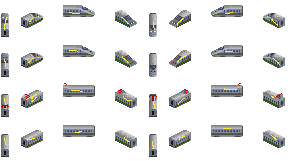
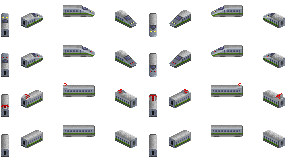
Before/after of a 296 × 161 layered artwork. What changed in the layer stack:
hid "Sprites T3 E3 R" over [4, 12, 280, 149]
added layer "Sprites T3 E3-1000 take 3" in group "T3" over [4, 12, 280, 149]
added layer "Sprites T3 E3-1000 take 2" in group "T3" over [4, 12, 280, 149]
renamed "Sprites T3 E3-1000" to "Sprites T3 E3-1000 Initial", hid it over [4, 12, 280, 149]
